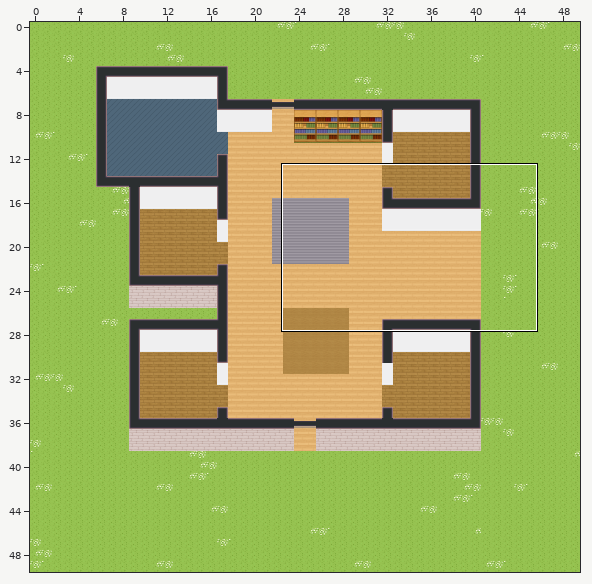
Level history. Tiled map (JSON): office-pe.tmj. Above, an overview of the earlier version with the close-up marked.
Close-up. Before the edit:
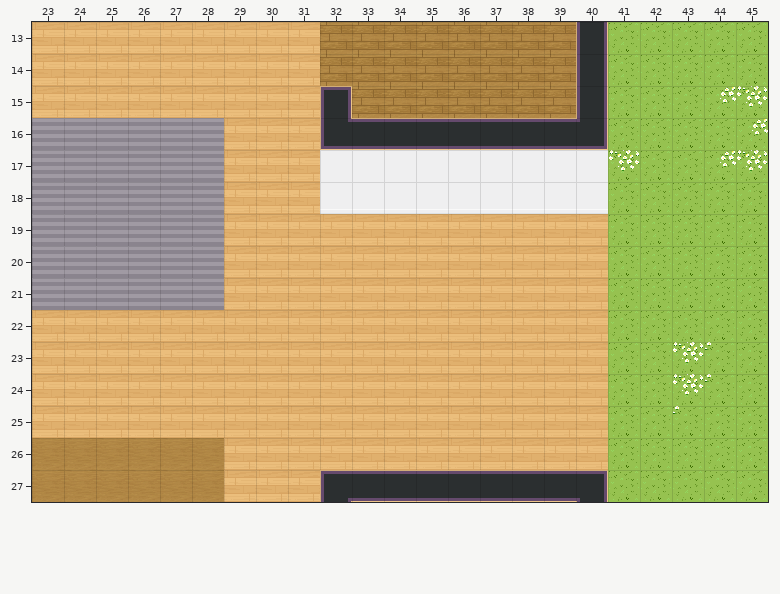
Cells are 32x32 px. Shown: x 23..45, y 13..27.
New version:
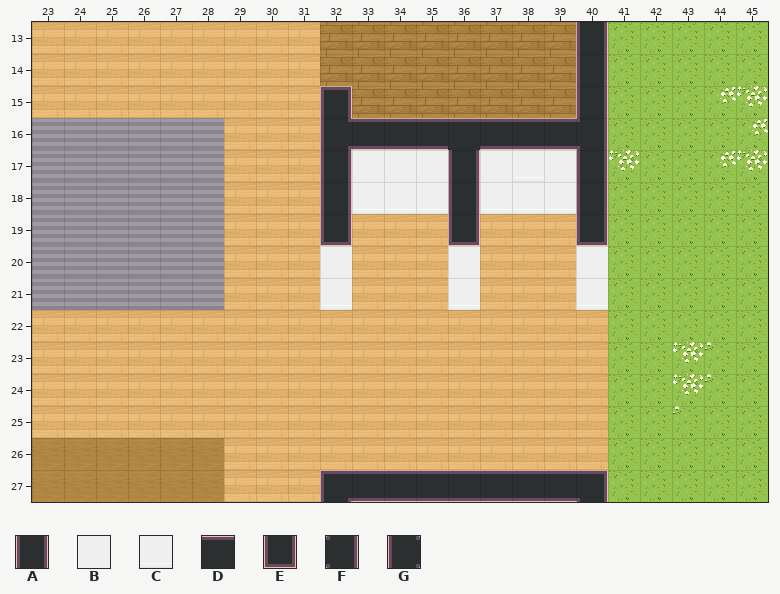
Key: from "Chunk 1": A 22, B 23, C 29, D 37, E 54, F 70, G 90.
_ is an empty cell.
Difference:
Layer "Transport":
Tile A now appears in rows 17 to 18 at x 32, 36 and 40.
Tile B now appears in row 20 at x 32, 36 and 40.
Tile C now appears in row 21 at x 32, 36 and 40.
Tile D now appears in row 16 at x 36.
Tile E now appears in row 19 at x 32, 36 and 40.
Tile F now appears in row 16 at x 40.
Tile G now appears in row 16 at x 32.
Pixel boxes of the changes (left, top, right, bottom) in both close-ups:
added: (320, 146, 352, 310)
added: (448, 146, 480, 310)
added: (576, 146, 608, 310)
